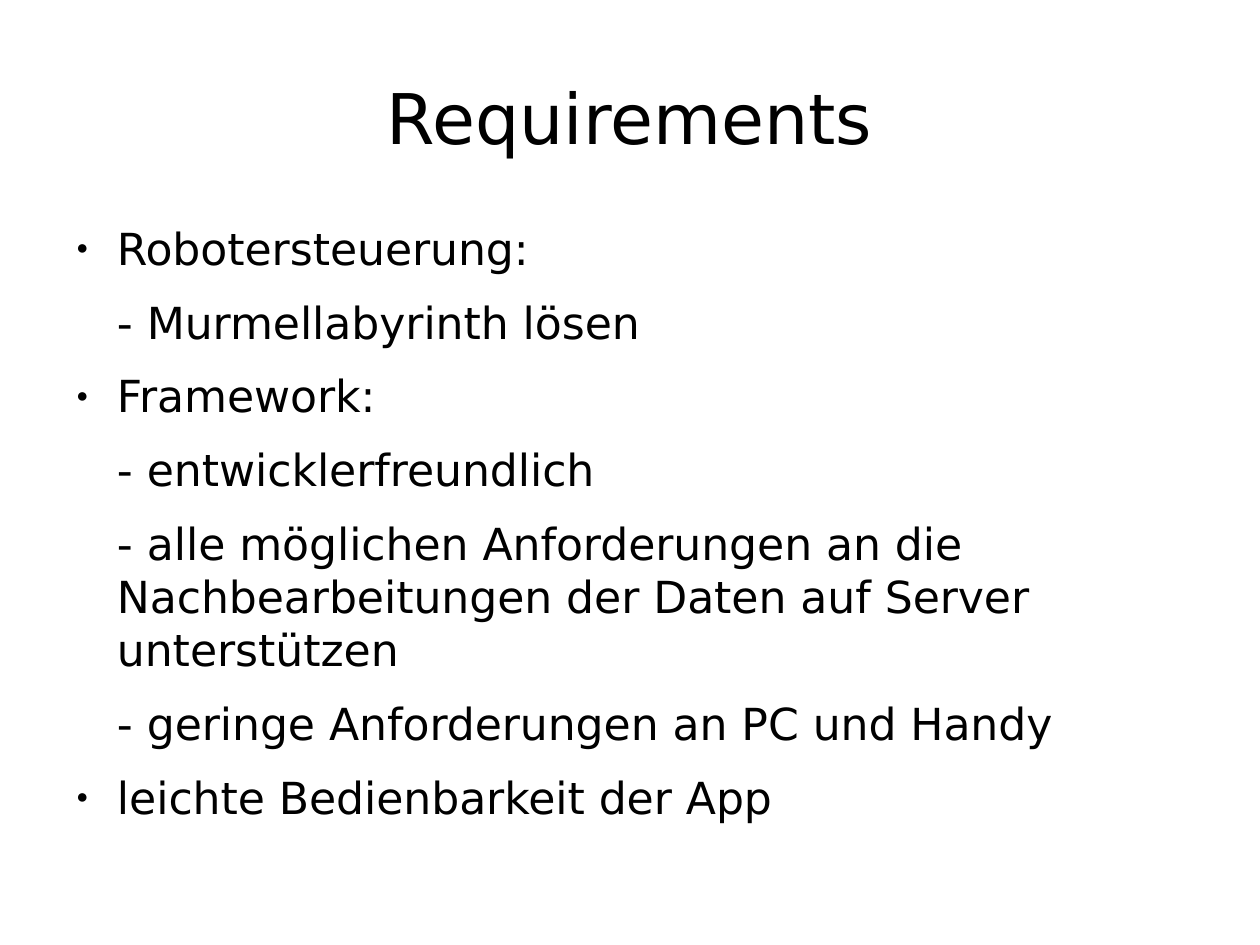
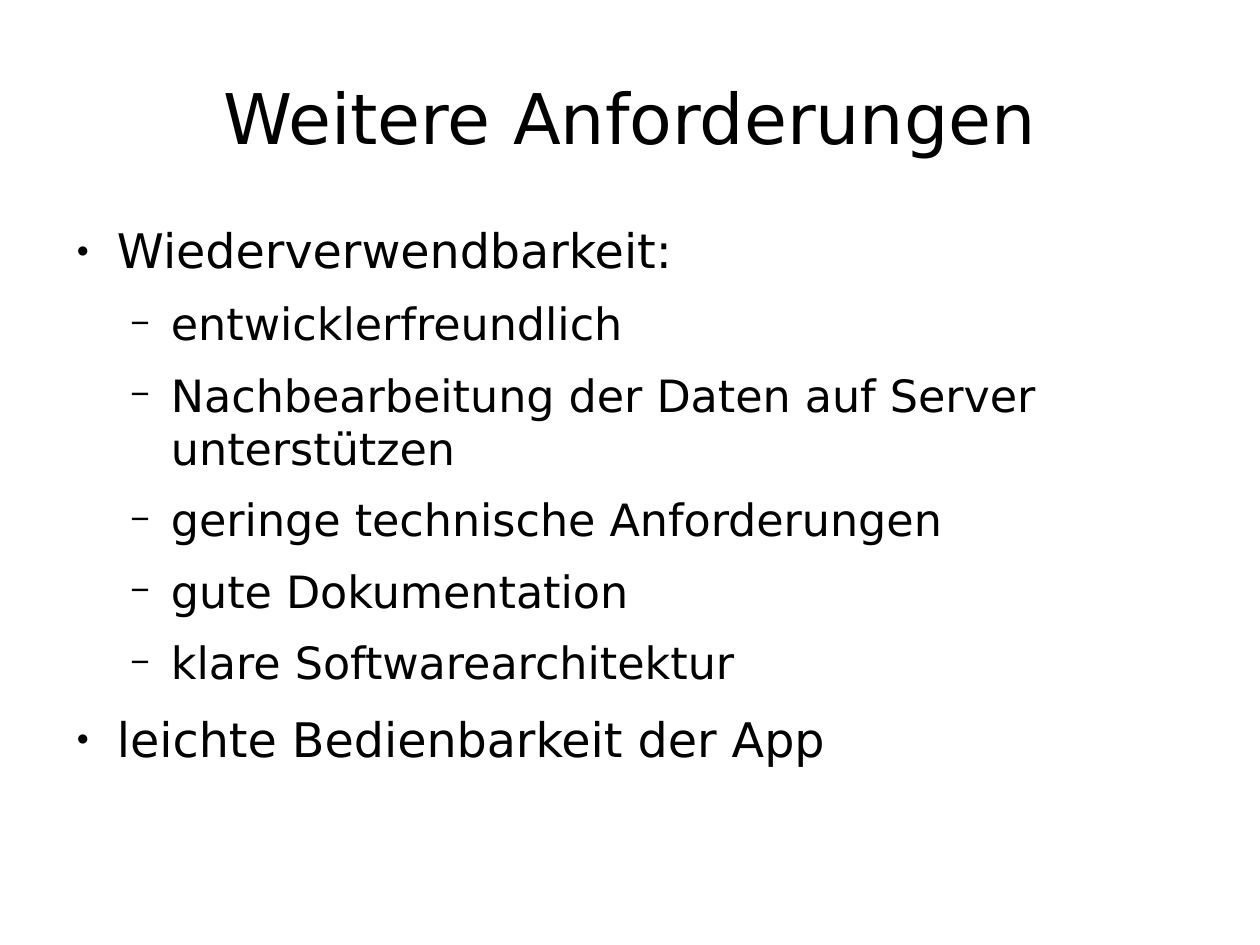
Before and after one commit to enra64/psychic-giggle, a slide deck: slide 9 of zwischenstand anfang dezember.odp (slide 8 before the commit). Drawn at 1260x945 pixels with LibreOffice and Linux fonts; fonts in the diff are those of the drawing. Boxes give left, top, right and bottom in pixels: in the first picture for what was removed or moved away, otherwise in the second. Text is boxed around its words. In the diff, an @@ line names an element or a change of style, - is before the commit and + after.

```diff
--- a/zwischenstand anfang dezember.odp
+++ b/zwischenstand anfang dezember.odp
@@ title at [223, 91, 1036, 159]: text changed @@
-Requirements
+Weitere Anforderungen
@@ text at [117, 231, 1036, 680]: text changed; size 27.8 to 28 pt @@
-● Robotersteuerung:
-- Murmellabyrinth lösen
-● Framework:
-- entwicklerfreundlich
-- alle möglichen Anforderungen an die Nachbearbeitungen der Daten auf Server unterstützen
-- geringe Anforderungen an PC und Handy
+● Wiederverwendbarkeit:
+  − entwicklerfreundlich
+  − Nachbearbeitung der Daten auf Server unterstützen
+  − geringe technische Anforderungen
+  − gute Dokumentation
+  − klare Softwarearchitektur
@@ text at [117, 720, 825, 767]: size 27.8 to 30 pt in "leichte Bedienbarkeit der App" @@
```
Also in this commit, not shown: 6 other slides changed, 15 slides added, 8 slides removed.
